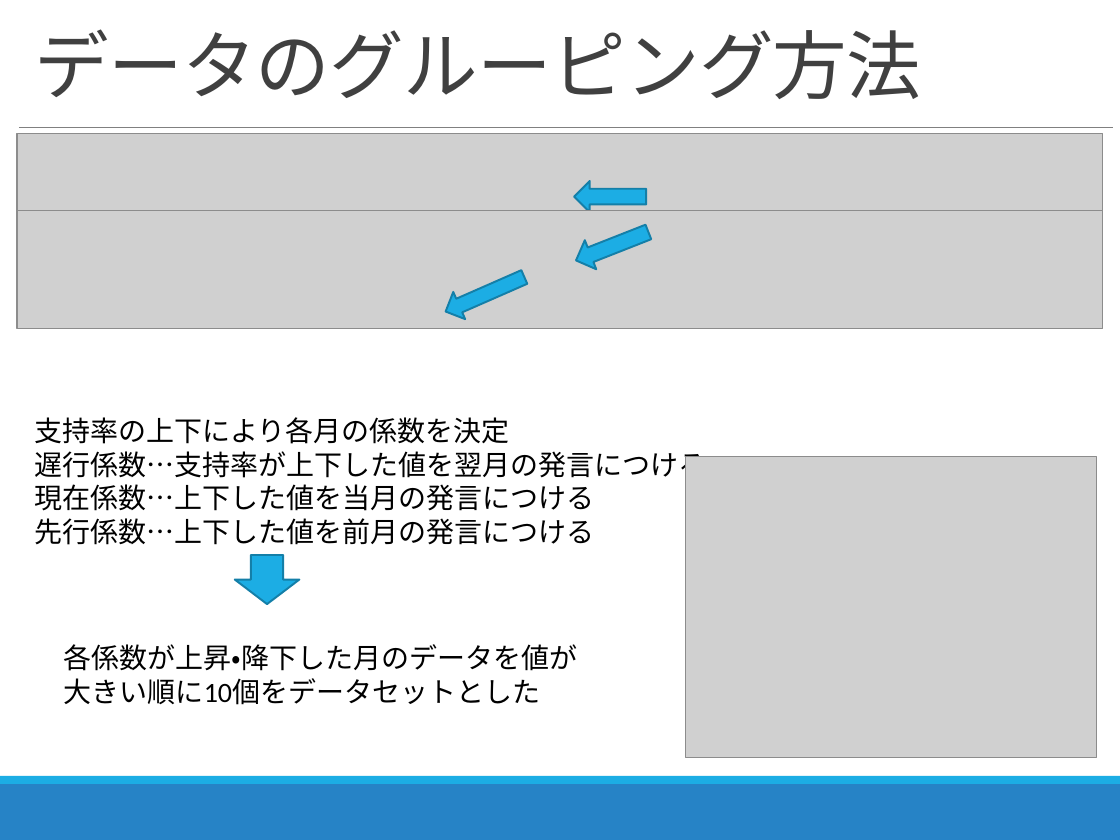
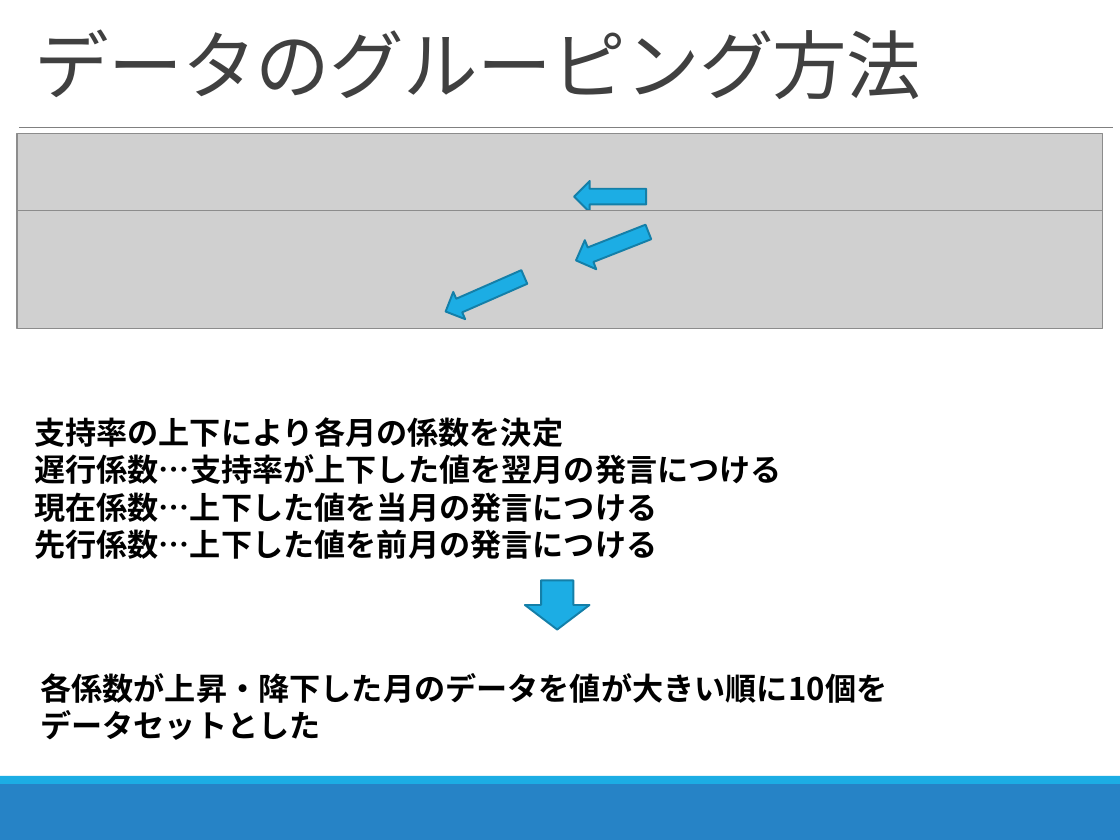
Before and after one commit to zerebom/Time-series-analysis, a slide deck: slide 9 of Excel/2018_09_25進捗報告.pptx. Drawn at 1120x840 pixels with LibreOffice and Linux fonts; fonts in the diff are those of the drawing; grey boxes stand for pictures. Boxes give left, top, right and bottom in pixels: in the first picture for what was removed or moved away, otherwise in the second. Text is boxed around its words. In the diff, an @@ line names an element or a change of style, - is before the commit and + after.

```diff
--- a/Excel/2018_09_25進捗報告.pptx
+++ b/Excel/2018_09_25進捗報告.pptx
@@ text "支持率の上下により各月の係数を決定" at (34, 417, 782, 559): size 18 to 20 pt, font Calibri to Noto Sans CJK JP, bold on @@
@@ picture removed at (685, 457, 1096, 757) @@
@@ down arrow: place and size @@
-down arrow at (235, 556, 300, 605)
+down arrow at (525, 580, 590, 629)
@@ text at (40, 673, 887, 740): text changed; size 18 to 20 pt; font Calibri to Noto Sans CJK JP; bold on @@
-各係数が上昇・降下した月のデータを値が
-大きい順に10個をデータセットとした
+各係数が上昇・降下した月のデータを値が大きい順に10個を
+データセットとした
```
Also in this commit, not shown: 9 other slides changed, 7 slides added, 1 slide removed, 8 other files.
